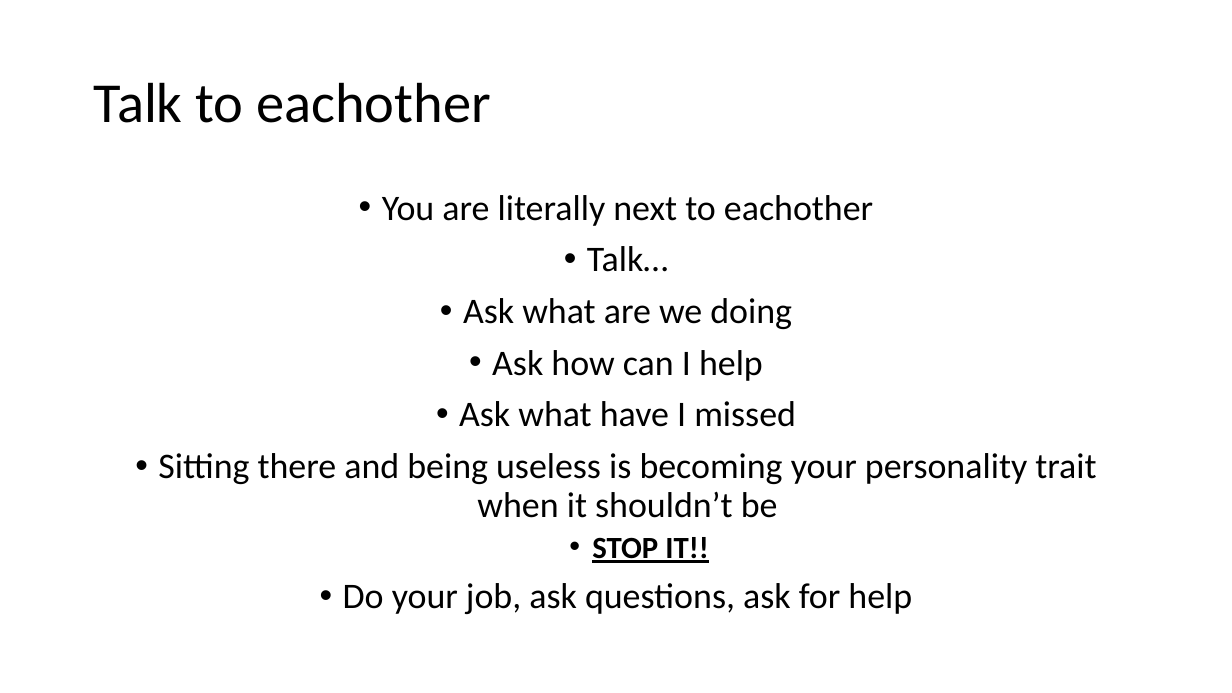
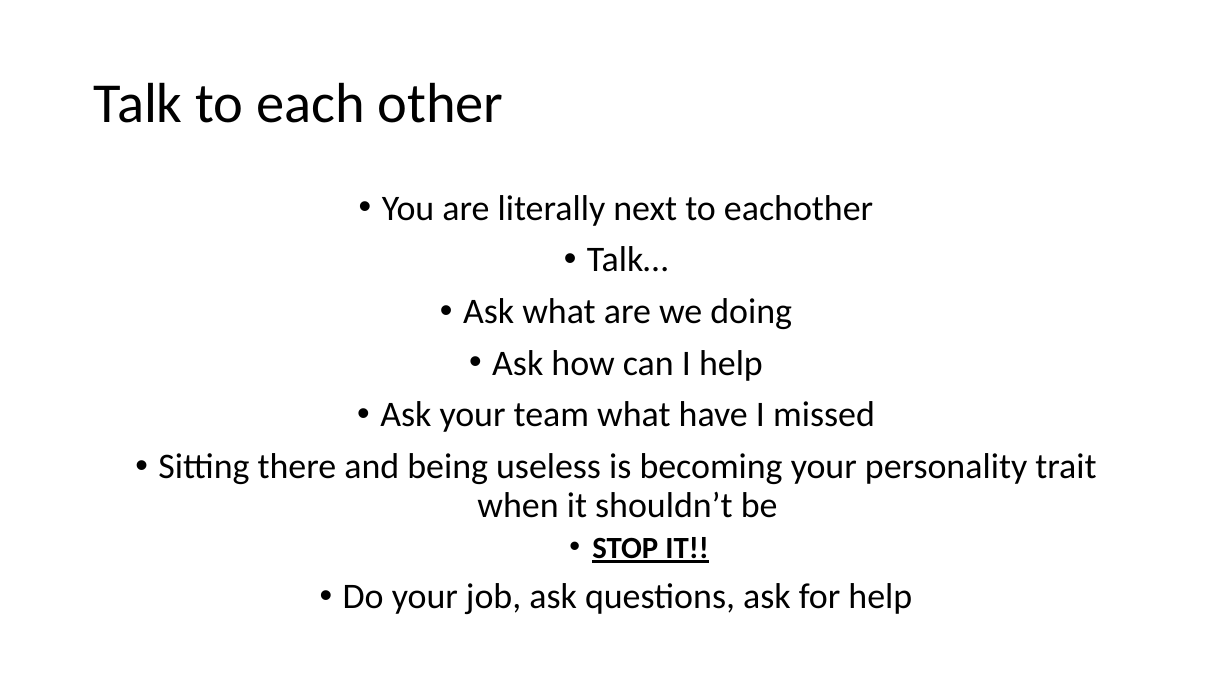
Before and after one commit to csmith1188/docpacs2122, a slide deck: slide 6 of docpac_mar18/Presentation.pptx. Drawn at 1232x693 pixels with LibreOffice and Linux fonts; fonts in the diff are those of the drawing. Boxes give left, top, right and bottom in pixels: in the first picture for what was removed or moved away, otherwise in the second. Text is boxed around its words. In the diff, an @@ line names an element or a change of style, - is before the commit and + after.

```diff
--- a/docpac_mar18/Presentation.pptx
+++ b/docpac_mar18/Presentation.pptx
@@ title at box(94, 82, 504, 123): spaces changed @@
-Talk to eachother
+Talk to each other
@@ text at box(380, 401, 875, 432): text changed @@
-• Ask what have I missed
+• Ask your team what have I missed
```
Also in this commit, not shown: 2 other slides changed, 4 slides added.
